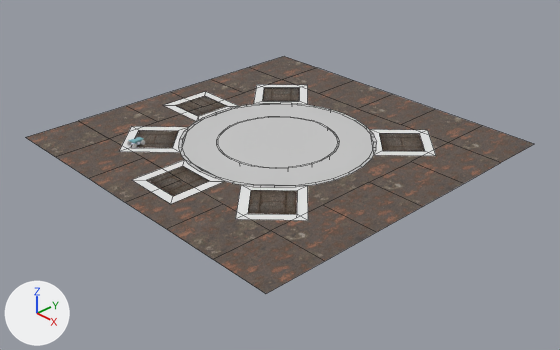
What one commit did to the Blender file cs_battleground/arena_files/blender/battleground.blend.
Camera for both pictures: a camera (50 mm lens) standing at (21.41, -20.02, 13.86) and looking at (0.44, -0.28, -1.34). The lights are fixed; the arrows at lower left show +X, +Y and +Z. Mesh edges are drawn as thin lines on the coarser meshes.

In view in the first picture: 'basement', 'catapult_1', 'catapult_1.001', 'catapult_2', 'catapult_2.001', 'catapult_3', 'catapult_3.001', 'catapult_4', 'catapult_5', 'catapult_6', 'catapult_6.001', 'inner_circle', 'outer_circle', 'outer_circle_border'.
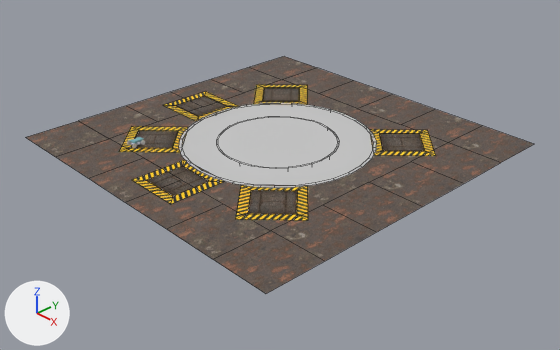
The change, as a diff of the scene's bpy script:
```diff
--- a/cs_battleground/arena_files/blender/battleground.blend.py
+++ b/cs_battleground/arena_files/blender/battleground.blend.py
@@ img_tape001_1k_color_png @@
+img_tape001_1k_color_png = load_image('Tape001_1K_Color.png', 'textures/Tape001_1K_Color.png', 128, 1024, 'sRGB')
@@ mat_attention_stripes @@
+mat_attention_stripes = principled_material('Attention_stripes')
+mat_attention_stripes.texture = img_tape001_1k_color_png
@@ me_cube_010 @@
 me_cube_010.from_pydata(...)  # 8 vertices, 4 faces; spans x -1.25..1.25, y -0.4..2.1, z 0.0
+me_cube_010.materials.append(mat_attention_stripes)  # picture img_tape001_1k_color_png
@@ me_cube_011 @@
 me_cube_011.from_pydata(...)  # 8 vertices, 4 faces; spans x 0.0..2.5, y -1.25..1.25, z 0.0
 # used by ob_catapult_6; location = (2.75, 2.75, 0.01); rotation_euler = (0.0, 0.0, 0.785), in degrees (0, 0, 45)
+# me_cube_011 part 1: texture (UV) coordinates of 4 of 4 faces, centred in x 0.2..2.3, y -1.05..1.05, z 0.0, changed; they spanned u 0.32..0.36, v 0.66..0.7 and now span u 0.12..0.85, v -0.25..1.0
+me_cube_011.materials.append(mat_attention_stripes)  # picture img_tape001_1k_color_png
@@ me_cube_012 @@
 me_cube_012.from_pydata(...)  # 8 vertices, 4 faces; spans x -1.25..1.25, y -2.1..0.4, z 0.0
 # used by ob_catapult_1; location = (3.03, -3.03, 0.01); rotation_euler = (0.0, 0.0, 0.785), in degrees (0, 0, 45)
+# me_cube_012 part 2: texture (UV) coordinates of 4 of 4 faces, centred in x -1.05..1.05, y -1.9..0.2, z 0.0, changed; they spanned u 0.32..0.36, v 0.66..0.7 and now span u 0.12..0.85, v -0.25..1.0
+me_cube_012.materials.append(mat_attention_stripes)  # picture img_tape001_1k_color_png
@@ me_cube_014 @@
 me_cube_014.from_pydata(...)  # 8 vertices, 4 faces; spans x -0.4..2.1, y -1.25..1.25, z 0.0
 # used by ob_catapult_2; location = (0.0, -4.29, 0.01); rotation_euler = (0.0, 0.0, -1.571), in degrees (0, 0, -90)
+# me_cube_014 part 3: texture (UV) coordinates of 4 of 4 faces, centred in x -0.2..1.9, y -1.05..1.05, z 0.0, changed; they spanned u 0.32..0.36, v 0.66..0.7 and now span u 0.12..0.85, v -0.25..1.0
+me_cube_014.materials.append(mat_attention_stripes)  # picture img_tape001_1k_color_png
@@ me_cube_015 @@
 me_cube_015.from_pydata(...)  # 8 vertices, 4 faces; spans x -0.4..2.1, y -1.25..1.25, z 0.0
 # used by ob_catapult_4; location = (-4.29, 0.0, 0.01); rotation_euler = (0.0, 0.0, -3.142), in degrees (0, 0, -180)
+# me_cube_015 part 4: texture (UV) coordinates of 4 of 4 faces, centred in x -0.2..1.9, y -1.05..1.05, z 0.0, changed; they spanned u 0.32..0.36, v 0.66..0.7 and now span u 0.12..0.85, v -0.25..1.0
+me_cube_015.materials.append(mat_attention_stripes)  # picture img_tape001_1k_color_png
@@ me_cube_009 @@
 me_cube_009.from_pydata(...)  # 8 vertices, 4 faces; spans x -2.1..0.4, y -1.25..1.25, z 0.0
 # used by ob_catapult_3; location = (-3.03, -3.03, 0.01); rotation_euler = (0.0, 0.0, 0.785), in degrees (0, 0, 45)
+# me_cube_009 part 5: texture (UV) coordinates of 4 of 4 faces, centred in x -1.9..0.2, y -1.05..1.05, z 0.0, changed; they spanned u 0.32..0.36, v 0.66..0.7 and now span u 0.12..0.85, v -0.25..1.0
+me_cube_009.materials.append(mat_attention_stripes)  # picture img_tape001_1k_color_png
```

Location of each change, (x1, y1, x2, y2) in pixels of the pictures (560 x 350 px):
'catapult_1', recoloured, surface changed (white to yellow)
    both: (236, 185, 308, 221)
'catapult_2', recoloured, surface changed (white to yellow)
    both: (132, 160, 224, 204)
'catapult_6', recoloured, surface changed (white to yellow)
    both: (369, 129, 436, 156)
'catapult_3', recoloured, surface changed (white to yellow)
    both: (119, 126, 188, 153)
'catapult_4', recoloured, surface changed (white to yellow)
    both: (163, 92, 238, 121)
'catapult_5', recoloured (white to yellow)
    both: (254, 85, 308, 105)
